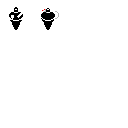
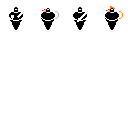
Two versions of the same layered image (128 × 128). Layer-by-layer changes:
painted on "Background" over [73,6,123,30]
